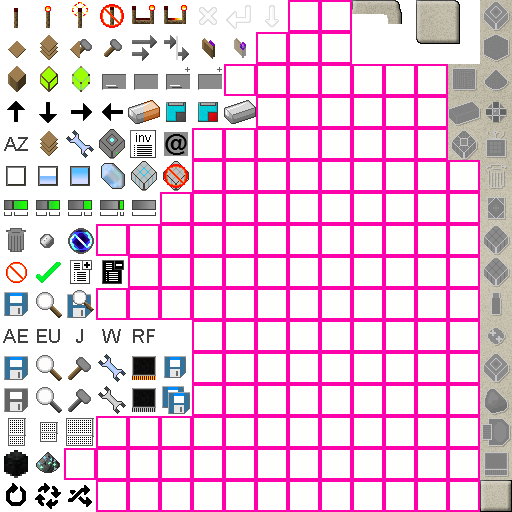
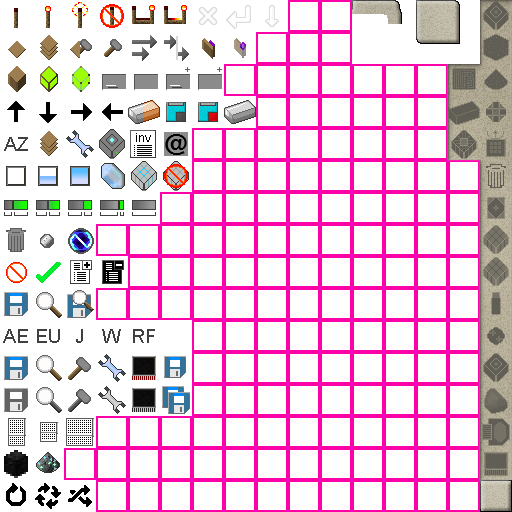
Two versions of the same layered image (512x512). Layer-by-layer changes:
removed layer "f32 copy" over [448, 1, 510, 476]
added layer "Item Overlays" above "Crafting TableGrid" over [448, 1, 510, 476]
added layer "Crafting TableGrid" (overlay, 64%) above "GUI Noise copy 2" over [448, 0, 512, 480]
